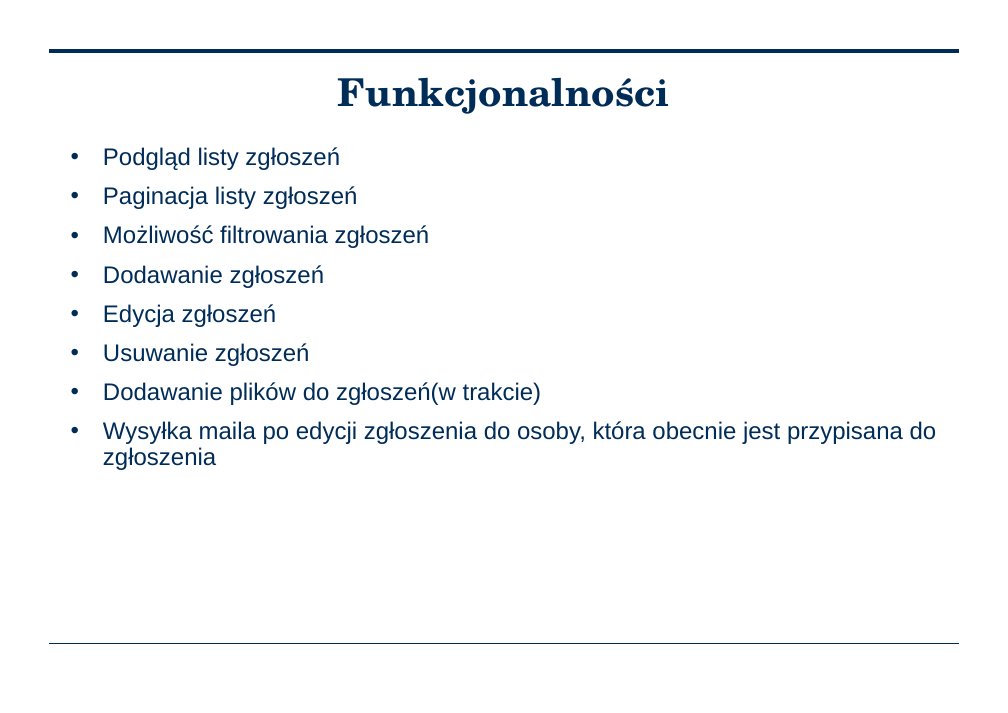
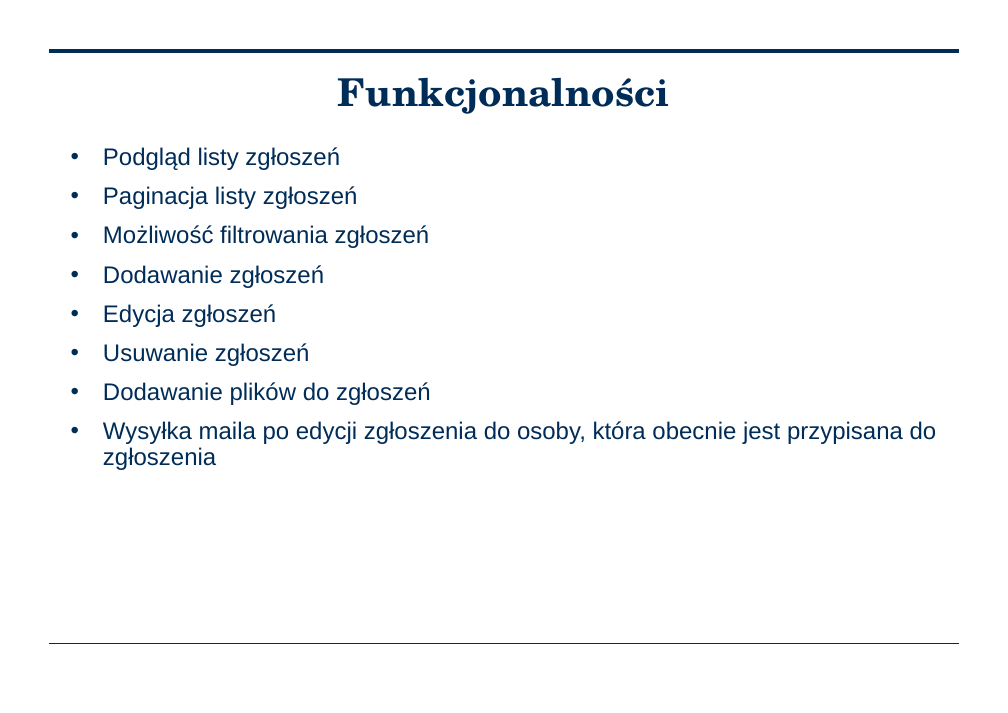
Before and after one commit to mcintosh7/WSBBugTracker, a slide deck: slide 6 of WSB Bugtracker Arkadiusz Chmal.pptx. Drawn at 1008x713 pixels with LibreOffice and Linux fonts; fonts in the diff are those of the drawing; background and template pictures are left out. Boxes give left, top, right and bottom in pixels: in the first picture for what was removed or moved away, otherwise in the second. Text is boxed around its words. In the diff, an @@ line names an element or a change of style, - is before the commit and + after.

```diff
--- a/WSB Bugtracker Arkadiusz Chmal.pptx
+++ b/WSB Bugtracker Arkadiusz Chmal.pptx
@@ text at (103, 382, 431, 405): text changed @@
-• Dodawanie plików do zgłoszeń(w trakcie)
+• Dodawanie plików do zgłoszeń
```
Also in this commit, not shown: 2 other slides changed, 3 slides removed.
